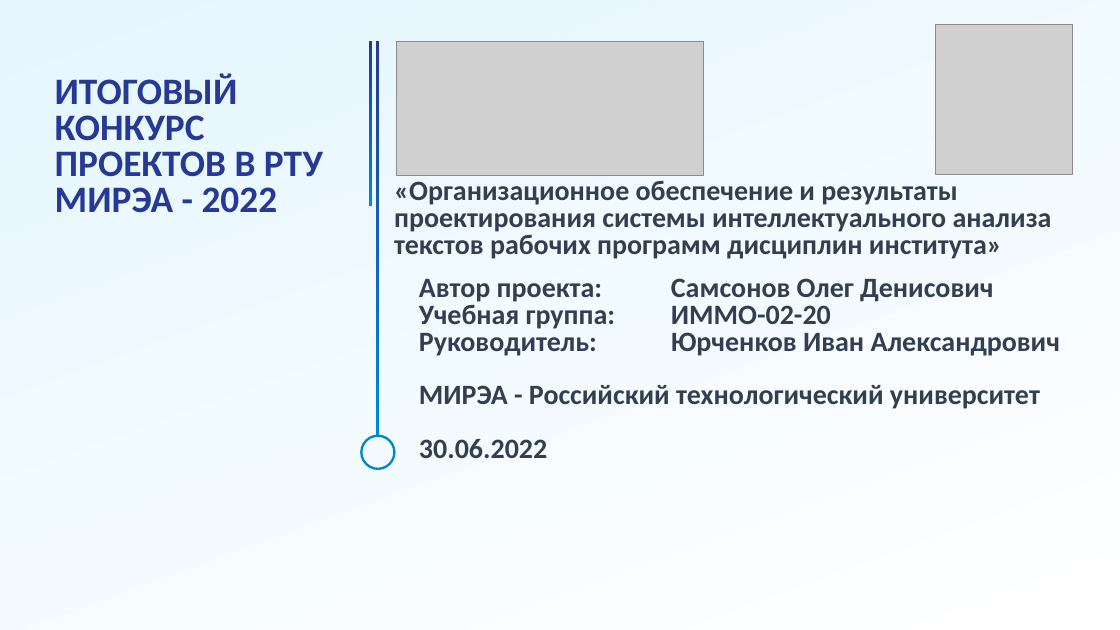
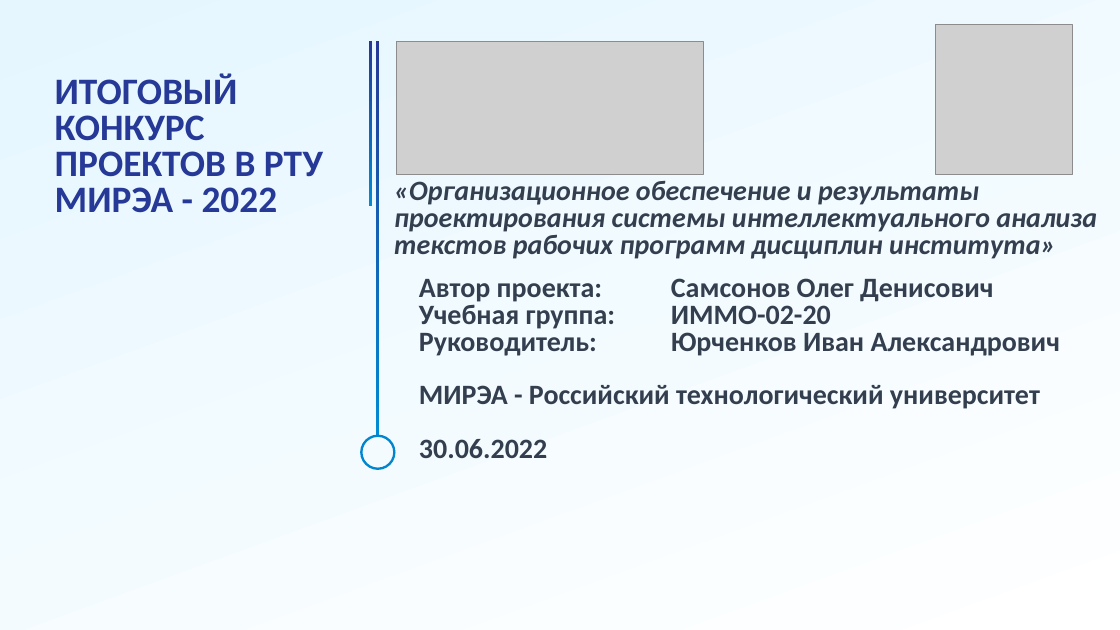
Before and after one commit to Amonimus/RPD_Samsonov, a slide deck: slide 1 of Samsung_Презентация.pptx. Drawn at 1120x630 pixels with LibreOffice and Linux fonts; fonts in the diff are those of the drawing; grey boxes stand for pictures; background and template pictures are left out. Boxes give left, top, right and bottom in pixels: in the first picture for what was removed or moved away, otherwise in the second. Text is boxed around its words. In the diff, an @@ line names an element or a change of style, - is before the commit and + after.

```diff
--- a/Samsung_Презентация.pptx
+++ b/Samsung_Презентация.pptx
@@ title "«Организационное обеспечение и результаты проектирования ..." at bbox=[394, 181, 1097, 259]: italic on @@
```
Also in this commit, not shown: 1 other slide changed, 6 slides added, 6 slides removed, 3 other files.
